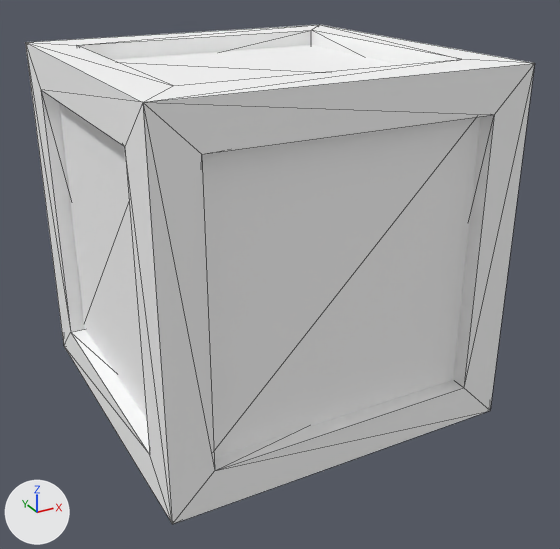
What one commit did to the glTF model assets/synty/simple_fantasy_interiors/models/SM_Prop_Crate_01.glb.
The view is the same before and after, from a 50 mm camera at (-0.01078, -0.02094, 0.01419) aimed at (0.00028, -0.00084, 0.00414). Every picture has the same lights, and +X, +Y and +Z are marked at lower left. Mesh edges are drawn as thin lines.

Objects in the first picture: 'SM_Prop_Crate_01'.
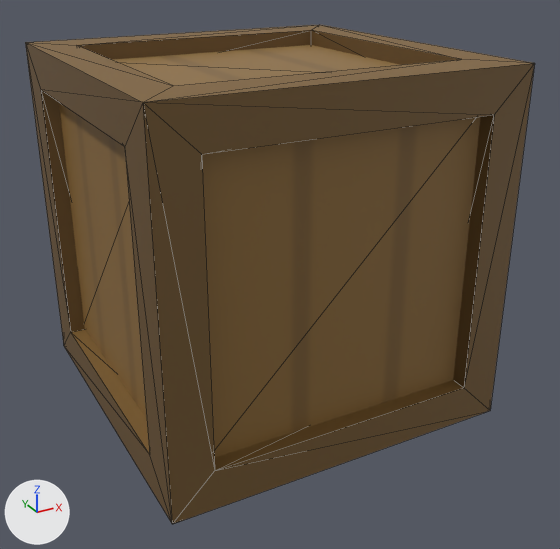
Changed parts and their boxes [x1, y1, x2, y2] in the pictures (560 x 549 px):
'SM_Prop_Crate_01', surface changed (grey to brown): [25, 25, 535, 524] in both

Diff of the bpy script that builds the scene:
```diff
--- a/assets/synty/simple_fantasy_interiors/models/SM_Prop_Crate_01.glb.py
+++ b/assets/synty/simple_fantasy_interiors/models/SM_Prop_Crate_01.glb.py
@@ img_simplefantasyinteriorstexture @@
+img_simplefantasyinteriorstexture = load_image('SimpleFantasyInteriorsTexture', '_unpacked/SimpleFantasyInteriorsTexture', 1024, 1024, 'sRGB')
@@ mat_lambert1 @@
 mat_lambert1 = principled_material('lambert1')
-mat_lambert1.base_color = (1.0, 1.0, 1.0)  # white #ffffff
+mat_lambert1.texture = img_simplefantasyinteriorstexture
 mat_lambert1.roughness = 0.553
```
